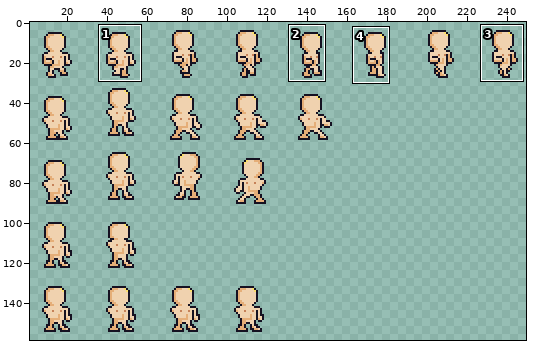
One commit to this sprite sheet: Assets/Art/Character/Character Walking.png. Above: a wide view before the commit, with the close-up outlined.
Close-up. Before the edit:
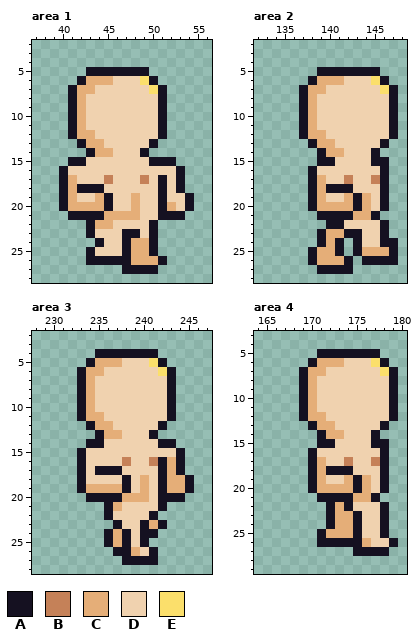
The file is 256x160 pixels. Colours within 5 levels of each other are drawn and written as one. Shown: area 1: x 37..56, y 2..28; area 2: x 132..148, y 2..28; area 3: x 228..247, y 2..28; area 4: x 164..180, y 3..29. The wide view leaves out empty margins. The commit also changed other parts of the picture, which this record leaves out.
Palette (. is transparent): A #151121  B #c58158  C #e5ae78  D #f0d2af  E #fbdf6b
Pixels before, area 1, first column x 40:
 5 ...AAAAAAA.....
 6 ..ACCCDDDEA....
 7 .ACCDDDDDDEA...
 8 .ACDDDDDDDDA...
 9 .ACDDDDDDDDA...
10 .ACDDDDDDDDA...
11 .ACDDDDDDDDA...
12 .ACCDDDDDDDA...
13 ..ACCDDDDDA....
14 ...ACCDDDA.....
15 .AADDDDDDDAAA..
16 ADDDDDDDDDDDDA.
17 ACDDDBDDDBDADA.
18 ACAAADDDDDDADA.
19 ACDDCADDCDDADDA
20 ACCCCADDCDDACDA
21 .AAAACCCCDDAAA.
22 ...ACCDDDDA....
23 ...ADDDAADA....
24 ....ADDACCA....
25 ...ADDDACCA....
26 ...AAAAACCCA...
27 .......AAAA....
Pixels before, area 2, first column x 137:
 5 ..AAAAAAA..
 6 .ACCCDDDEA.
 7 ACCDDDDDDEA
 8 ACDDDDDDDDA
 9 ACDDDDDDDDA
10 ACDDDDDDDDA
11 ACDDDDDDDDA
12 ACCDDDDDDDA
13 .ACCDDDDDA.
14 ..ACCDDDA..
15 ..AADDDDAA.
16 .ADDDDDDDA.
17 .ACDDBDDBA.
18 .ACAAADDDA.
19 .ACDDCACDA.
20 .ACCCCACDA.
21 ..AAAACCA..
22 ...AADDDDA.
23 ..ACCAADDA.
24 ..ACA.ADDAA
25 .ACCA.ACCCA
26 .ACCCA.AAAA
27 ..AAAA.....
Pixels before, area 3, first column x 233:
 4 ..AAAAAAA....
 5 .ACCCDDDEA...
 6 ACCDDDDDDEA..
 7 ACDDDDDDDDA..
 8 ACDDDDDDDDA..
 9 ACDDDDDDDDA..
10 ACDDDDDDDDA..
11 ACCDDDDDDDA..
12 .ACCDDDDDA...
13 ..ACCDDDA....
14 .AADDDDDDAA..
15 ADDDDDDDDDDA.
16 ADDDDBDDBACA.
17 ADAAADDDDACA.
18 ADDDDADCDACCA
19 ACCCCADCDACCA
20 .AAAACCCDAAA.
21 ...ACDDDDA...
22 ...ADDDDA....
23 ....ADDACA...
24 ...ACADAA....
25 ...ACADA.....
26 ....AACDA....
27 .....AAAA....
Pixels before, area 4, first column x 169:
 5 ..AAAAAAA..
 6 .ACCCDDDEA.
 7 ACCDDDDDDEA
 8 ACDDDDDDDDA
 9 ACDDDDDDDDA
10 ACDDDDDDDDA
11 ACDDDDDDDDA
12 ACCDDDDDDDA
13 .ACCDDDDDA.
14 ..ACCDDDA..
15 ..AADDDDAA.
16 .ADDDDDDDA.
17 .ACDDBDDBA.
18 .ACAAADDDA.
19 .ACDDCACDA.
20 .ACCCCACDA.
21 ..AAAACCA..
22 ...ACADDDA.
23 ...ACCADDA.
24 ...ACCADDA.
25 ..ACCCADDA.
26 ..AAAAACDDA
27 ......AAAA.
After:
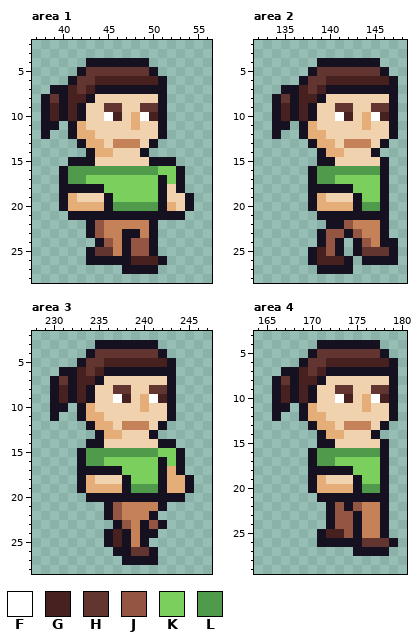
Colours new in this view: F #ffffff  G #46211f  H #623530  J #945542  K #7bcf5c  L #509b4b
Difference:
Area 1:
y 4: x 43..49 ....... -> AAAAAAA
y 5: x 42..50 .AAAAAAA. -> AHHHHHHHA
y 6: x 41..51 .ACCCDDDEA. -> AHHGGGGGGGA
y 7: x 39..50 ..ACCDDDDDDE -> AAGHGAAAAAAA
y 8: x 38..43 ...ACD -> AHAGGA
y 9: x 38..42 ...AC -> AGAGA; x 45..46 DD -> HH; x 49..50 DD -> HH
y 10: x 38..42 ...AC -> AGAGA; x 45..46 DD -> FG; x 48..50 DDD -> CFG
y 11: x 38..39 .. -> AA; x 48 D -> C
y 12: x 38 . -> A
y 13: x 46..48 DDD -> BBB
y 15: x 43 D -> A
y 16: x 41..52 DDDDDDDDDDDD -> LLLLLLLLLLKK
y 17: x 41..50 CDDDBDDDBD -> LLKKKKKKKK; x 52 D -> K
y 18: x 41 C -> A; x 45..50 DDDDDD -> KKKKKK
y 19: x 44 C -> D; x 46..50 DDCDD -> KKKKK
y 20: x 46..50 DDCDD -> LLLLL
y 21: x 45..50 CCCCDD -> AAAAAA
y 22: x 44..49 CCDDDD -> JBBBBB
y 23: x 44..46 DDD -> JBB; x 49 D -> B
y 24: x 45..46 DD -> JB; x 48..49 CC -> JJ
y 25: x 44..46 DDD -> HHB; x 48..49 CC -> JJ
y 26: x 48..50 CCC -> GGG
Area 2:
y 4: x 139..145 ....... -> AAAAAAA
y 5: x 138..146 .AAAAAAA. -> AHHHHHHHA
y 6: x 137..147 .ACCCDDDEA. -> AHHGGGGGGGA
y 7: x 135..146 ..ACCDDDDDDE -> AAGHGAAAAAAA
y 8: x 134..139 ...ACD -> AHAGGA
y 9: x 134..138 ...AC -> AGAGA; x 141..142 DD -> HH; x 145..146 DD -> HH
y 10: x 134..138 ...AC -> AGAGA; x 141..142 DD -> FG; x 144..146 DDD -> CFG
y 11: x 134..135 .. -> AA; x 144 D -> C
y 12: x 134 . -> A
y 13: x 142..144 DDD -> BBB
y 15: x 145 A -> D
y 16: x 139..145 DDDDDDD -> LLLLLLL
y 17: x 139..145 CDDBDDB -> LLKKKKK
y 18: x 139 C -> A; x 143..145 DDD -> KKK
y 19: x 142 C -> D; x 144..145 CD -> KK
y 20: x 144..145 CD -> LL
y 21: x 143..144 CC -> AA; x 146 . -> A
y 22: x 142..145 DDDD -> JBBB
y 23: x 140..141 CC -> JJ; x 143..145 ADD -> JBB
y 24: x 140 C -> J; x 144..145 DD -> JB
y 25: x 139..140 CC -> GJ; x 144..146 CCC -> HHH
y 26: x 139..141 CCC -> GGG
Area 3:
y 3: x 235..241 ....... -> AAAAAAA
y 4: x 234..242 .AAAAAAA. -> AHHHHHHHA
y 5: x 233..243 .ACCCDDDEA. -> AHHGGGGGGGA
y 6: x 231..242 ..ACCDDDDDDE -> AAGHGAAAAAAA
y 7: x 230..235 ...ACD -> AHAGGA
y 8: x 230..234 ...AC -> AGAGA; x 237..238 DD -> HH; x 241..242 DD -> HH
y 9: x 230..234 ...AC -> AGAGA; x 237..238 DD -> FG; x 240..242 DDD -> CFG
y 10: x 230..231 .. -> AA; x 240 D -> C
y 11: x 230 . -> A
y 12: x 238..240 DDD -> BBB
y 15: x 234..243 DDDDDDDDDD -> LLLLLLLLKK
y 16: x 234..241 DDDDBDDB -> LLKKKKKK; x 243 C -> K
y 17: x 234 D -> A; x 238..241 DDDD -> KKKK
y 18: x 234 D -> C; x 239..241 DCD -> KKK
y 19: x 239..241 DCD -> LLL
y 20: x 238..241 CCCD -> AAAA
y 21: x 237..241 CDDDD -> JBBBB
y 22: x 237..240 DDDD -> JBBB
y 23: x 238..239 DD -> JB; x 241 C -> J
y 24..25: x 237 C -> G; x 239 D -> B
y 26: x 239..240 CD -> HH
Area 4:
y 4: x 171..177 ....... -> AAAAAAA
y 5: x 170..178 .AAAAAAA. -> AHHHHHHHA
y 6: x 169..179 .ACCCDDDEA. -> AHHGGGGGGGA
y 7: x 167..178 ..ACCDDDDDDE -> AAGHGAAAAAAA
y 8: x 166..171 ...ACD -> AHAGGA
y 9: x 166..170 ...AC -> AGAGA; x 173..174 DD -> HH; x 177..178 DD -> HH
y 10: x 166..170 ...AC -> AGAGA; x 173..174 DD -> FG; x 176..178 DDD -> CFG
y 11: x 166..167 .. -> AA; x 176 D -> C
y 12: x 166 . -> A
y 13: x 174..176 DDD -> BBB
y 15: x 177 A -> D
y 16: x 171..177 DDDDDDD -> LLLLLLL
y 17: x 171..177 CDDBDDB -> LLKKKKK
y 18: x 171 C -> A; x 175..177 DDD -> KKK
y 19: x 174 C -> D; x 176..177 CD -> KK
y 20: x 176..177 CD -> LL
y 21: x 175..176 CC -> AA; x 178 . -> A
y 22: x 173 C -> J; x 175..177 DDD -> JBB
y 23..24: x 173..174 CC -> JJ; x 176..177 DD -> BB
y 25: x 172..174 CCC -> GGJ; x 176..177 DD -> BB
y 26: x 176..178 CDD -> HHH
